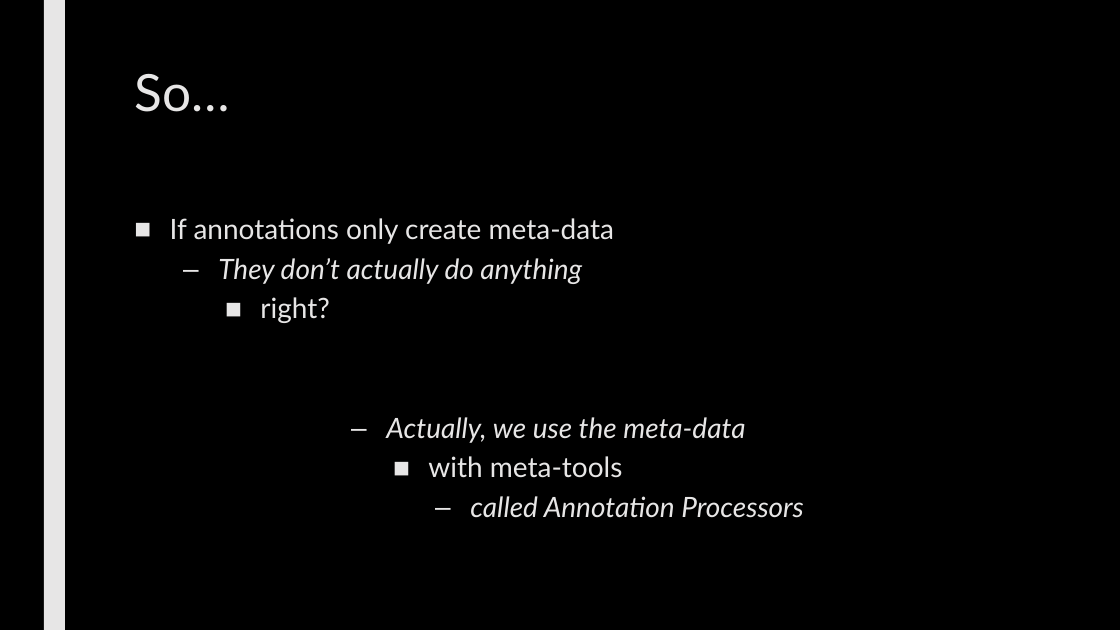
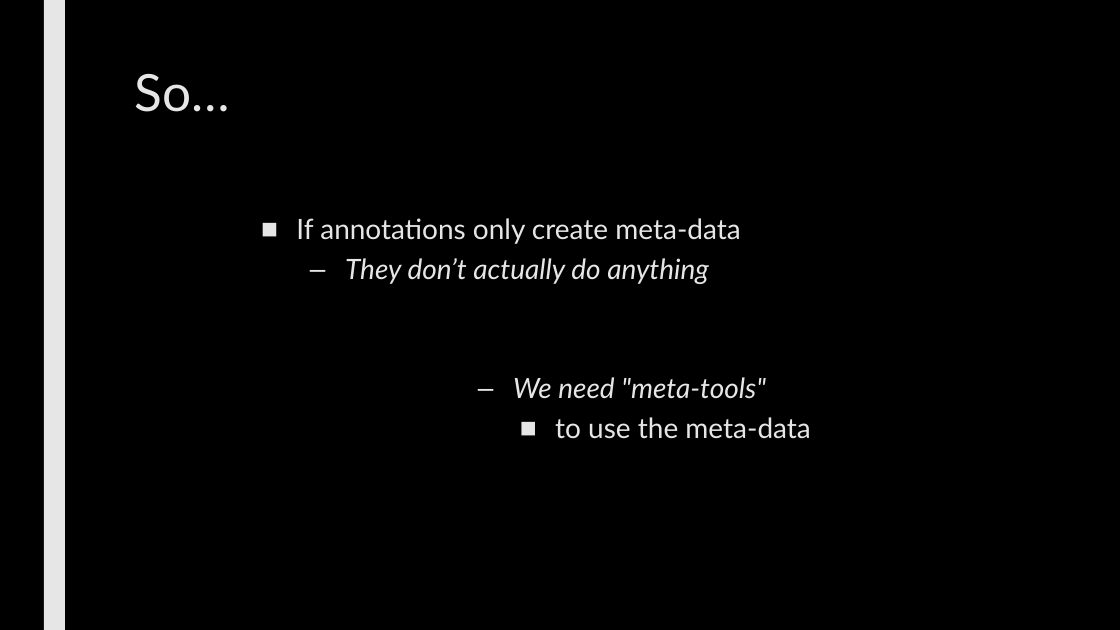
Before and after one commit to max7patek/metaprogramming, a slide deck: slide 7 of slides/08-CompileTimeComputation.pptx (slide 6 before the commit). Drawn at 1120x630 pixels with LibreOffice and Linux fonts; fonts in the diff are those of the drawing. Boxes give left, top, right and bottom in pixels: in the first picture for what was removed or moved away, otherwise in the second. Text is boxed around its words. In the diff, an @@ line names an element or a change of style, - is before the commit and + after.

```diff
--- a/slides/08-CompileTimeComputation.pptx
+++ b/slides/08-CompileTimeComputation.pptx
@@ text "If annotations only create meta-data": place and size @@
-text "If annotations only create meta-data" at (170, 218, 804, 518)
+text "If annotations only create meta-data" at (296, 218, 810, 439)
@@ text at (513, 377, 810, 439): text changed @@
-    ■ right?
-          – Actually, we use the meta-data
-            ■ with meta-tools
-              – called Annotation Processors
+          – We need "meta-tools"
+            ■ to use the meta-data
```
Also in this commit, not shown: 14 other slides changed, 1 slide added.
